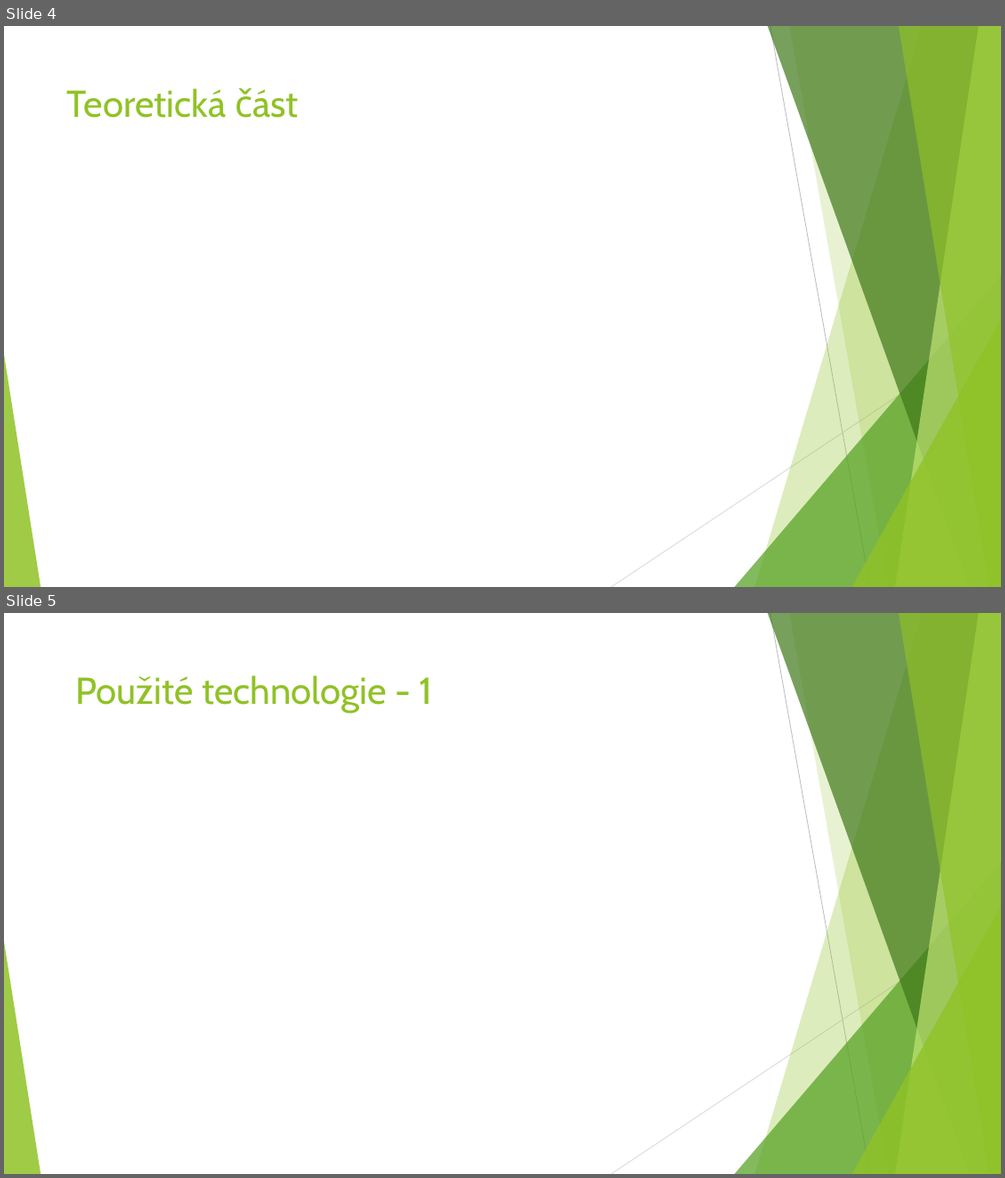
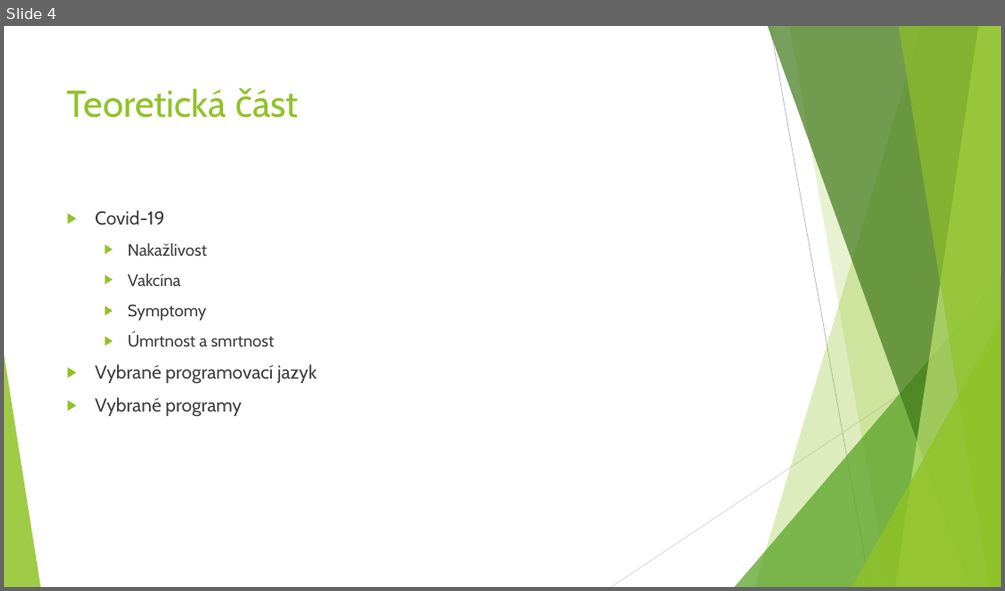
Before and after one commit to NiX3r/CoronaTracker, a slide deck: Documents/CoronaTracker.pptx. Shown one above the other, each under a label of ours: slides 4 and 5 before the commit, slide 4 after it. The pictures are 1005x1178 and 1005x591 pixels, drawn with LibreOffice and Linux fonts; fonts in the diff are those of the drawing. Boxes give left, top, right and bottom in pixels: in the first picture for what was removed or moved away, otherwise in the second. Text is boxed around its words. In the diff, an @@ line names an element or a change of style, - is before the commit and + after.

```diff
--- a/Documents/CoronaTracker.pptx
+++ b/Documents/CoronaTracker.pptx
@@ slide 5 removed at [4,613,1001,1174], background #FFFFFF; not listed: 10 template elements that a slide beside it also shows @@
@@ title removed at [75,675,433,713] @@
-Použité technologie - 1
@@ slide 4 changed as well @@
@@ text added at [95,210,316,417], 18 pt, text #404040 @@
+▶ Covid-19
+  ▶ Nakažlivost
+  ▶ Vakcína
+  ▶ Symptomy
+  ▶ Úmrtnost a smrtnost
+▶ Vybrané programovací jazyk
+▶ Vybrané programy
```
Also in this commit, not shown: 6 other slides changed, 7 slides added, 2 other slides removed.
